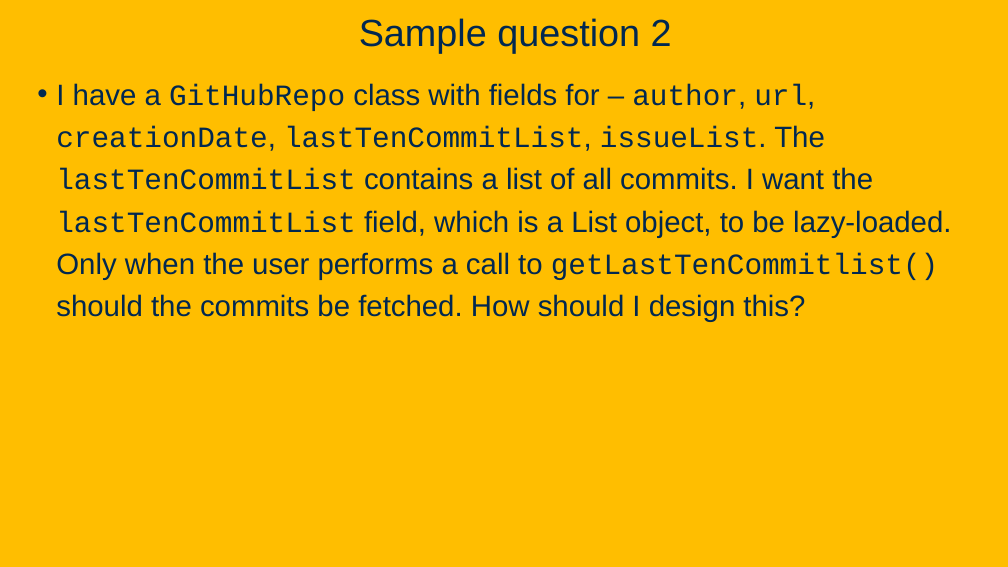
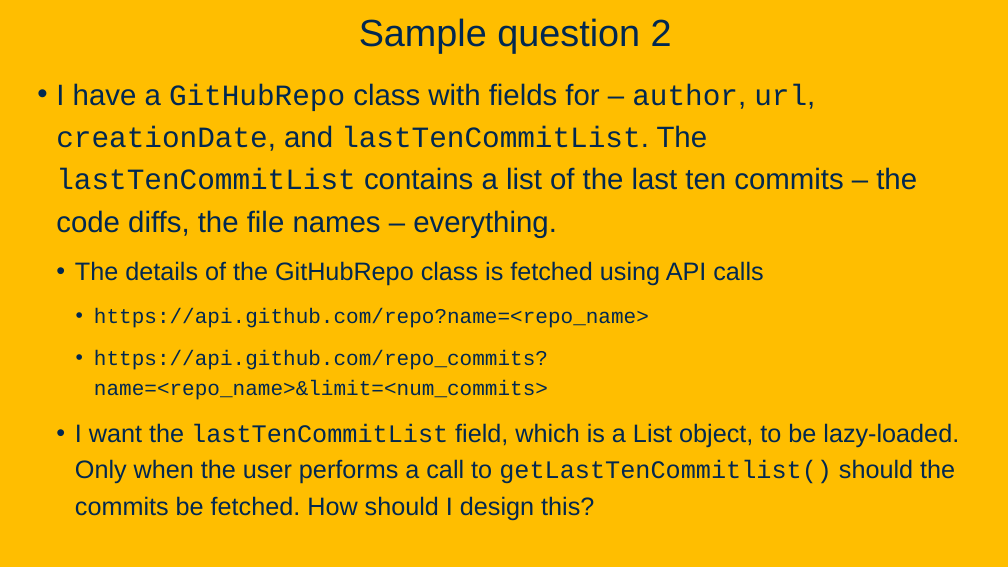
Before and after one commit to davsec-teaching/ecs160-f25, a slide deck: slide 45 of slides/8_design_patterns.pptx. Drawn at 1008x567 pixels with LibreOffice and Linux fonts; fonts in the diff are those of the drawing; background and template pictures are left out. Boxes give left, top, right and bottom in pixels: in the first picture for what was removed or moved away, otherwise in the second. Text is boxed around its words. In the diff, an @@ line names an element or a change of style, - is before the commit and + after.

```diff
--- a/slides/8_design_patterns.pptx
+++ b/slides/8_design_patterns.pptx
@@ text at (x1=56, y1=83, x2=959, y2=484): text changed; size 28 to 24 pt @@
-• I have a GitHubRepo class with fields for – author, url, creationDate, lastTenCommitList, issueList. The lastTenCommitList contains a list of all commits. I want the lastTenCommitList field, which is a List object, to be lazy-loaded. Only when the user performs a call to getLastTenCommitlist() should the commits be fetched. How should I design this?
+• I have a GitHubRepo class with fields for – author, url, creationDate, and lastTenCommitList. The lastTenCommitList contains a list of the last ten commits – the code diffs, the file names – everything.
+  • The details of the GitHubRepo class is fetched using API calls
+    • https://api.github.com/repo?name=<repo_name>
+    • https://api.github.com/repo_commits?name=<repo_name>&limit=<num_commits>
+  • I want the lastTenCommitList field, which is a List object, to be lazy-loaded. Only when the user performs a call to getLastTenCommitlist() should the commits be fetched. How should I design this?
```
Also in this commit, not shown: 4 other slides changed.
